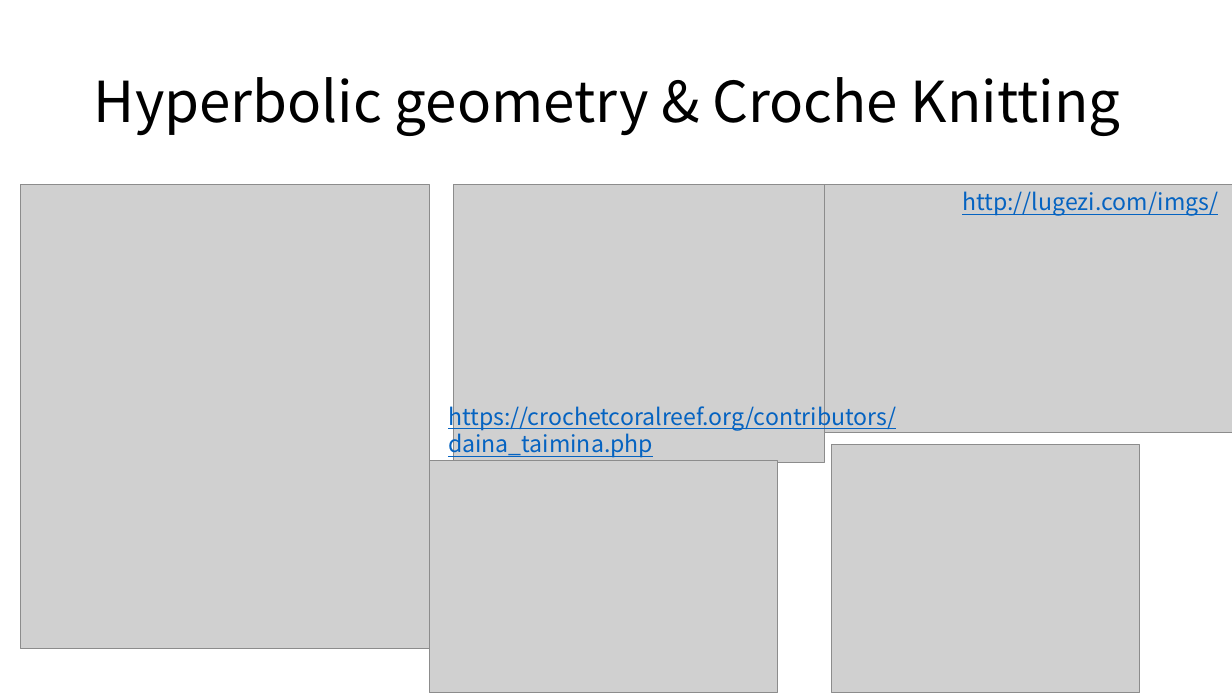
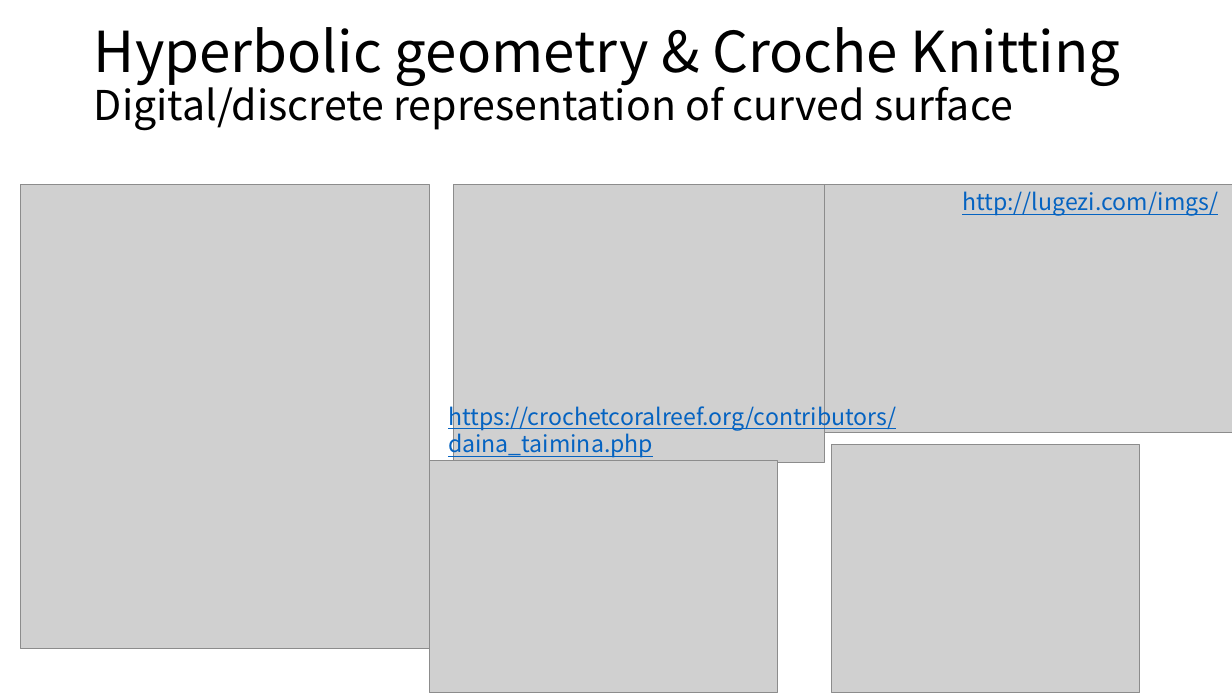
Before and after one commit to ryamada22/atom, a slide deck: slide 11 of Lectures2019/MutationOfTriangularMesh.pptx (slide 10 before the commit). Drawn at 1232x693 pixels with LibreOffice and Linux fonts; fonts in the diff are those of the drawing; grey boxes stand for pictures. Boxes give left, top, right and bottom in pixels: in the first picture for what was removed or moved away, otherwise in the second. Text is boxed around its words. In the diff, an @@ line names an element or a change of style, - is before the commit and + after.

```diff
--- a/Lectures2019/MutationOfTriangularMesh.pptx
+++ b/Lectures2019/MutationOfTriangularMesh.pptx
@@ title at <box>94,27,1121,131</box>: text changed; size 44 to 32 pt @@
-Hyperbolic geometry & Croche Knitting
+Hyperbolic geometry & Croche Knitting
+Digital/discrete representation of curved surface
```
Also in this commit, not shown: 2 other slides changed, 2 slides added, 3 other files.
